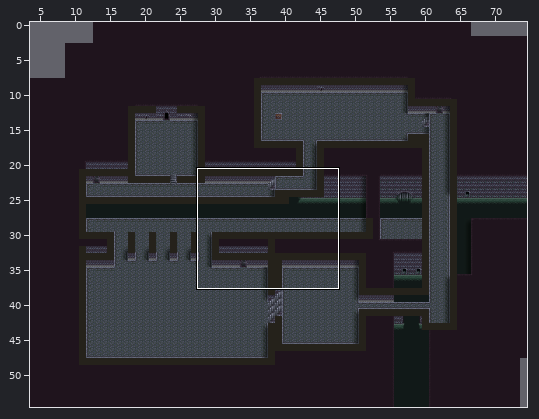
One commit to this Tiled map: data/maps/sewers.tmx. The picture above shows the old version from afar; the outline marks the close-up.
Close-up. Before the edit:
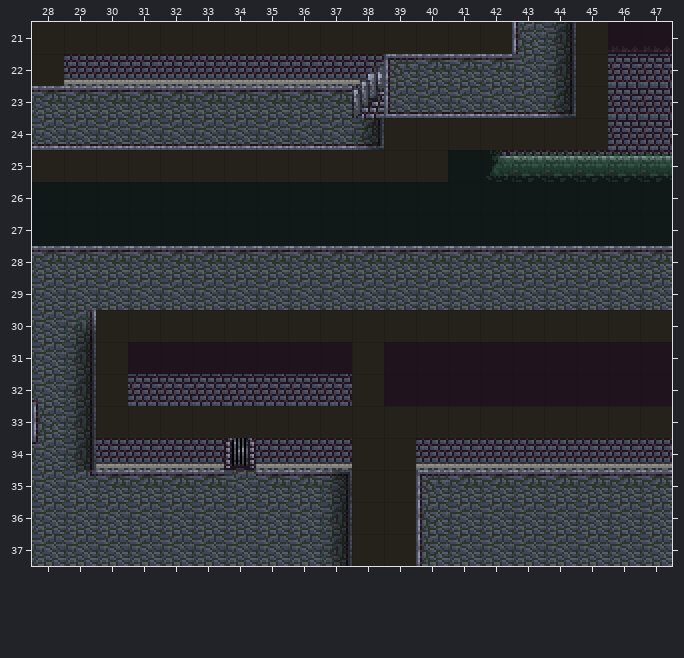
Cells are 16x16 px. Shown: x 28..47, y 21..37. The commit also changed other parts of the map, which this record leaves out.
Once edited:
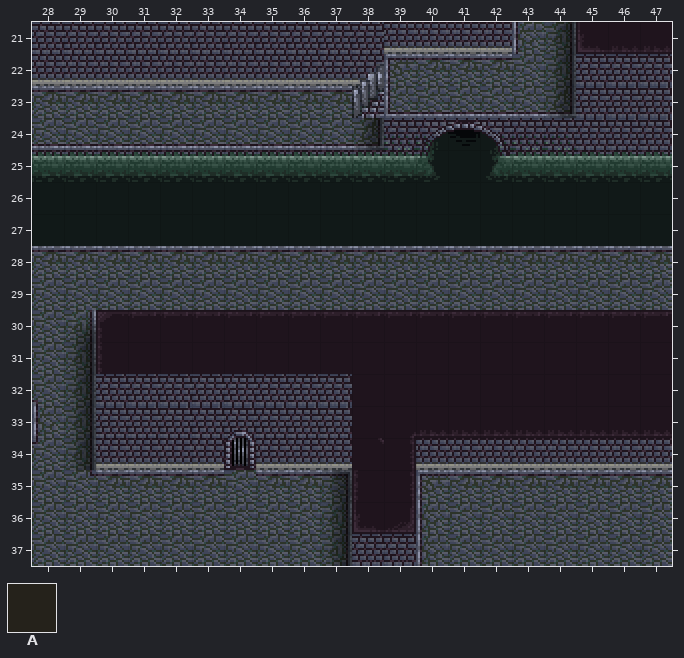
Key: from "browser": A 3 "solid".
_ is an empty cell.
Edits made:
Layer "collision" (now hidden):
y 21: x 28..42 AAAAAAAAAAAAAAA -> _______________; x 45 A -> _
y 22: x 28 A -> _; x 45 A -> _
y 23: x 45 A -> _
y 24: x 39..45 AAAAAAA -> _______
y 25: x 28..40 AAAAAAAAAAAAA -> _____________
y 30: x 30..47 AAAAAAAAAAAAAAAAAA -> __________________
y 31..32: x 30 A -> _
y 33: x 30..37 AAAAAAAA -> ________; x 40..47 AAAAAAAA -> ________
y 34: x 39 A -> _
y 35..37: x 38..39 AA -> __
